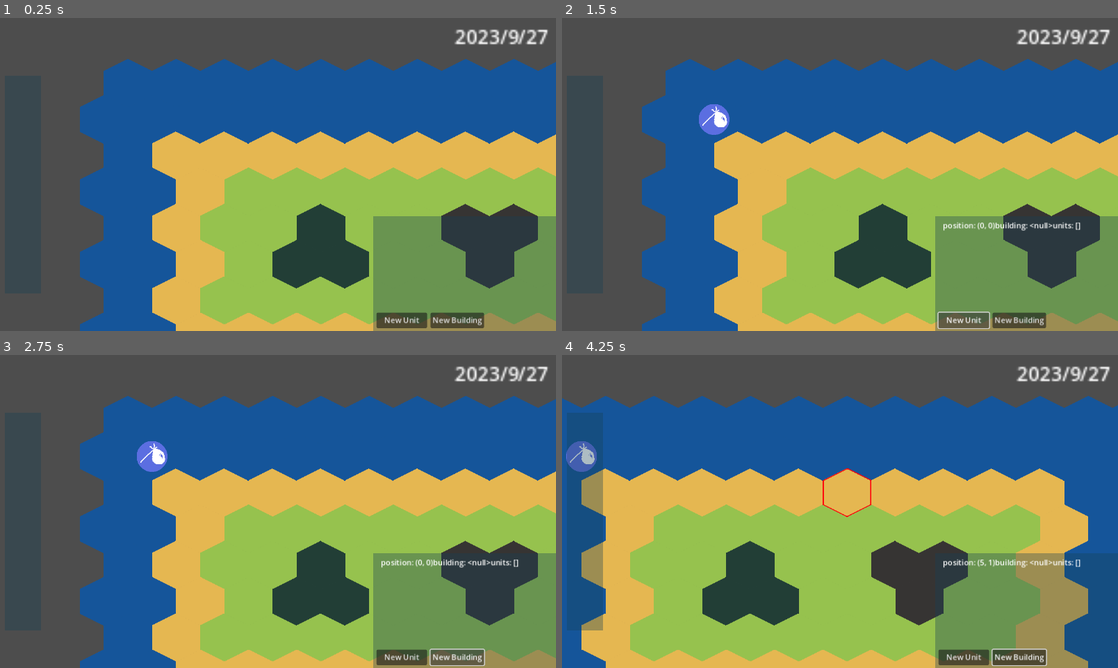
Above: before the commit, frames 1-4 (two rows, left to right).
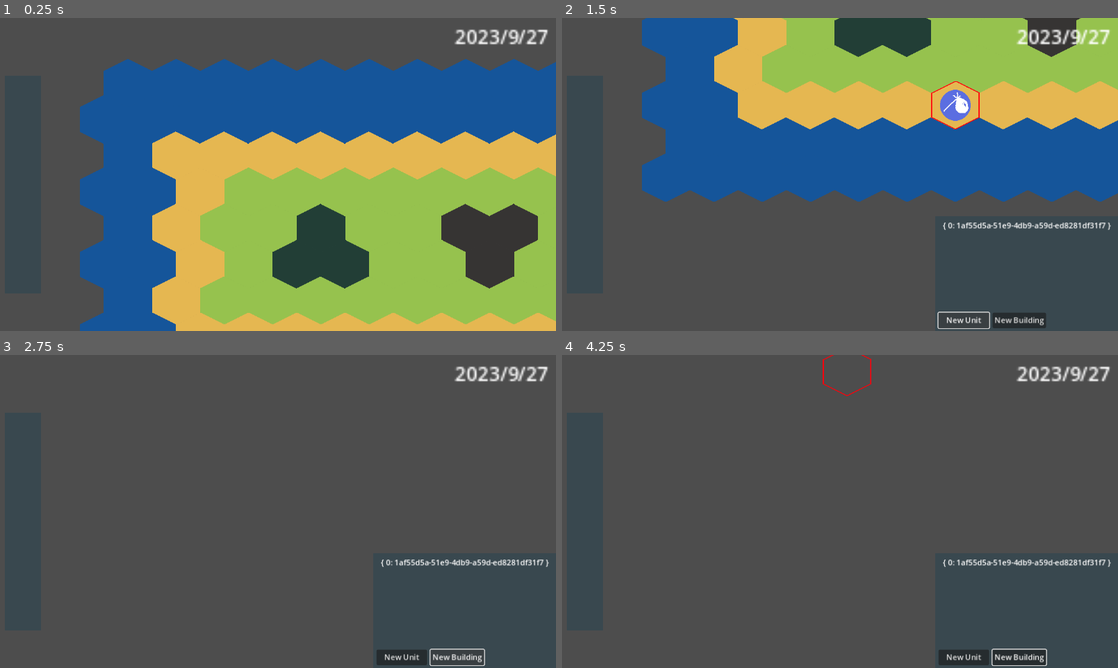
Above: after the commit, the same moments.

Repository: Z-Puyu/project-archaetech
Game: Godot game, scene res://common/world.tscn
Two runs of this game, one before a commit and one after it. Both use one fixed random seed, a clock stepped at 60 frames per second and the inputs below. The engine's default icon, where the game draws it, is replaced by a stand-in: a white triangle on a blue panel in a dark square.
Inputs (mouse positions are in pixels of both pictures, inside the frame that each line leads up to):
- Up to frame 1 (0.25 s): no input
- Up to frame 2 (1.5 s): click (962, 321) at 0.5 s, where only the run before the commit has a clickable "New Unit"; click "New Unit" at 1.25 s
- Up to frame 3 (2.75 s): click "New Building" at 2 s
- Up to frame 4 (4.25 s): click "New Building" at 2.75 s; tap Enter at 3.5 s; move the mouse to (962, 495) at 3.52 s; hold Right (ui_right) from 3.53 s (still down); tap Space (ui_select) at 3.6, 3.77, 4.07 s; click (962, 495) at 3.67 s

The runs differ from the first frame. In frame 1, 9.4% of the frame differs, in the area x 67-100%, y 63-100%; in frame 2, 73%; in frame 3, 68%; in frame 4, 84%, in the area x 0-100%, y 0-100%.
Error before the commit: Invalid assignment of property or key 'building' with value of type 'Node2D (ProductionBuilding)' on a base object of type 'Object (CellData)'. (res://common/M…
Error after the commit: Invalid access to property or key '(5, 35)' on a base object of type 'Dictionary'. (res://common/Map.gd:38)

Commit message:
Added Util class BST"

Diff:
--- a/assets/game-data/TileData.gd
+++ b/assets/game-data/TileData.gd
@@ -1,11 +1,11 @@
-extends Object
-class_name CellData
+class_name CellData extends Object
+
 
 var pos: Vector2;
 
 var units: Array[UnitData] = [];
 
-var buildings: Node2D = null;
+var building: Node2D = null;
 
 var units_count: Array[int] = [0];
 
--- a/assets/units/Explorer.tscn
+++ b/assets/units/Explorer.tscn
@@ -1,10 +1,12 @@
-[gd_scene load_steps=3 format=3 uid="uid://be6dib7yby1eg"]
+[gd_scene load_steps=4 format=3 uid="uid://be6dib7yby1eg"]
 
 [ext_resource type="Script" path="res://common/units/Explorer.gd" id="1_88nln"]
 [ext_resource type="Texture2D" uid="uid://cwtfdb6jceq3e" path="res://gfx/map-objects/Explorer.png" id="2_ji2vs"]
+[ext_resource type="Resource" uid="uid://b0fs7hjq7eekl" path="res://common/units/Explorer.tres" id="2_qmr3n"]
 
 [node name="Explorer" type="Node2D"]
 script = ExtResource("1_88nln")
+data = ExtResource("2_qmr3n")
 
 [node name="Sprite2D" type="Sprite2D" parent="."]
 texture = ExtResource("2_ji2vs")
--- a/common/units/Explorer.gd
+++ b/common/units/Explorer.gd
@@ -1,8 +1,14 @@
 class_name Explorer extends Node2D
 
 @export var data: UnitData;
-var id: int;
+var id: String;
 
-# Called when the node enters the scene tree for the first time.
-func _ready():
-	pass
+const unit_scene = preload("res://assets/units/Explorer.tscn")
+
+static func create(id: String, pos: Vector2):
+	var new = unit_scene.instantiate();
+	new.id = id;
+	return new;
+
+func _to_string():
+	return self.id;
--- /dev/null
+++ b/common/units/Explorer.tres
@@ -0,0 +1,11 @@
+[gd_resource type="Resource" script_class="UnitData" load_steps=2 format=3 uid="uid://b0fs7hjq7eekl"]
+
+[ext_resource type="Script" path="res://common/units/UnitData.gd" id="1_dwj0x"]
+
+[resource]
+script = ExtResource("1_dwj0x")
+type = 0
+speed = 5
+is_worker = false
+passenger_capacity = 0
+production_cost = {}
--- a/common/units/UnitData.gd
+++ b/common/units/UnitData.gd
@@ -1,6 +1,7 @@
 class_name UnitData extends Resource
 
 @export var type: int
-@export var pos: Vector2
-@export var speed: int = 1
+@export var speed: int
+@export var is_worker: bool;
+@export var passenger_capacity: int;
 @export var production_cost: Dictionary; #<ResourceData, int>
--- a/interface/Info.gd
+++ b/interface/Info.gd
@@ -4,7 +4,7 @@
 
 # Called when the node enters the scene tree for the first time.
 func _ready():
-	self.visible = true
+	self.visible = false
 	self.info = $Info
 
 # Called every frame. 'delta' is the elapsed time since the previous frame.
@@ -13,4 +13,9 @@
 
 func showInfo(_data: CellData):
 	self.visible = true
-	self.info.text = _data._to_string()
+	#print(UnitManager.units.keys())
+	#print(_data.pos)
+	#print(UnitManager.units.keys().has(_data.pos))
+	if UnitManager.units.keys().has(_data.pos):
+		self.info.text = str(UnitManager.units[_data.pos])
+	#self.info.text = _data._to_string()
--- a/project.godot
+++ b/project.godot
@@ -34,6 +34,18 @@
 
 [input]
 
+ui_accept={
+"deadzone": 0.5,
+"events": [Object(InputEventKey,"resource_local_to_scene":false,"resource_name":"","device":0,"window_id":0,"alt_pressed":false,"shift_pressed":false,"ctrl_pressed":false,"meta_pressed":false,"pressed":false,"keycode":4194309,"physical_keycode":0,"key_label":0,"unicode":0,"echo":false,"script":null)
+, Object(InputEventKey,"resource_local_to_scene":false,"resource_name":"","device":0,"window_id":0,"alt_pressed":false,"shift_pressed":false,"ctrl_pressed":false,"meta_pressed":false,"pressed":false,"keycode":4194310,"physical_keycode":0,"key_label":0,"unicode":0,"echo":false,"script":null)
+]
+}
+ui_select={
+"deadzone": 0.5,
+"events": [Object(InputEventJoypadButton,"resource_local_to_scene":false,"resource_name":"","device":0,"button_index":3,"pressure":0.0,"pressed":false,"script":null)
+, Object(InputEventKey,"resource_local_to_scene":false,"resource_name":"","device":-1,"window_id":0,"alt_pressed":false,"shift_pressed":false,"ctrl_pressed":false,"meta_pressed":false,"pressed":false,"keycode":0,"physical_keycode":32,"key_label":0,"unicode":32,"echo":false,"script":null)
+]
+}
 ui_left={
 "deadzone": 0.5,
 "events": [Object(InputEventKey,"resource_local_to_scene":false,"resource_name":"","device":0,"window_id":0,"alt_presse …(181 unchanged characters)…
--- a/static/BuildingManager.gd
+++ b/static/BuildingManager.gd
@@ -34,7 +34,7 @@
 			else:
 				# User Validation panel needed here
 				delete_building(pos)
-		var obj: Node2D = curr_spawning_obj.duplicate()
+		var obj: Node2D = curr_spawning_obj.duplicate(8)
 		buildings[pos] = obj
 		obj.translate(coords)
 		if queue.is_empty():
--- a/static/UnitManager.gd
+++ b/static/UnitManager.gd
@@ -4,22 +4,25 @@
 	EXPLOERER
 }
 
+const uuid = preload("res://util/uuid.gd");
+
 var units: Dictionary = {}; #<pos: Vector2, Dictionary<id:int, unit: Node2D>>
 var available_units: Dictionary;  #<int, PackedScene>
 var curr_spawning_obj: Node2D = null;
-var units_counts: Array[int] = [0];
+var units_count: int = 0;
 
 signal spawn_unit(unit: Node2D);
 
 func _ready():
-	available_units[0] = load("res://assets/units/Explorer.tscn")
+	available_units[0] = load("res://common/units/Explorer.gd")
 
-func new_unit(pos: Vector2i, type:int):
-	if curr_spawning_obj == null:
-		curr_spawning_obj = available_units[type].instantiate();
-	var new: Node2D = curr_spawning_obj.duplicate();
-	self.units[pos] = {units_counts[type]: new};
-	units_counts[type] += 1;
+func new_unit(pos: Vector2, type:int):
+	var new = Explorer.create(uuid.v4(), pos);
+	if not units.keys().has(pos):
+		self.units[pos] = {units_count : new};
+	else:
+		self.units[pos][units_count] = new
+	units_count += 1;
 	spawn_unit.emit(new);
 
 func remove_unit(obj: Node2D):
--- /dev/null
+++ b/util/BST.gd
@@ -0,0 +1,144 @@
+class_name BST extends RefCounted
+
+const BSTVertex = preload("res://util/BSTVertex.gd");
+
+var root: BSTVertex;
+
+func search(T: BSTVertex, value: Variant):
+	if (T == null):
+		return T;
+	elif (T.value == value):
+		return T;
+	elif (T.value < value):
+		return self.search(T.right, value);
+	else:
+		return self.search(T.left, value);
+
+func insert(T: BSTVertex, value: Variant):
+	if (T == null):
+		return BSTVertex.new(value);
+
+	if (T.value < value):
+		T.right = self.insert(T.right, value);
+	else:
+		T.left = self.insert(T.left, value);
+
+	return T;
+
+func inorder(T: BSTVertex):
+	var result: Array[BSTVertex] = []
+	if (T == null):
+		return;
+	result += inorder(T.left);
+	result += [T];
+	result += inorder(T.right);
+	return result;
+
+func findMin(T: BSTVertex):
+	if (T == null):
+		return "no result";
+	elif (T.left == null):
+		return T.value;
+	else:
+		return findMin(T.left);
+
+func findMax(T: BSTVertex):
+	if (T == null):
+		return "no result";
+	elif (T.right == null):
+		return T.value;
+	else:
+		return findMin(T.right);
+
+func successor(T: BSTVertex):
+	if(T.right != null):
+		return findMin(T.right);
+	else:
+		var par: BSTVertex = T.parent;
+		var cur: BSTVertex = T;
+		while ((par != null) and (cur == par.right)):
+			cur = par;
+			par = cur.parent;
+		if par == null:
+			return -1;
+		return par.key;
+
+func predecessor(T: BSTVertex):
+	if(T.left != null):
+		return findMax(T.right);
+	else:
+		var par: BSTVertex = T.parent;
+		var cur: BSTVertex = T;
+		while ((par != null) and (cur == par.left)):
+			cur = par;
+			par = cur.parent;
+		if par == null:
+			return -1;
+		return par.key;
+
+func delete(T: BSTVertex, v: Variant):
+	if(T == null):
+		return T;
+	if(T.key == v):
+		if(T.left == null and T.right == null):
+			T = null;
+		elif(T.left == null and T.right != null):
+			T.right.parent = T.parent;
+			T = T.right;
+		elif(T.left != null and T.right == null):
+			T.left.parent = T.parent;
+			T = T.left;
+		else:
+			var successor = successor(v)
+			T.key = successor;
+			T.right = delete(T.right, successor);
+	elif(T.key < v):
+		T.right = delete(T.right, v);
+	else:
+		T.left = delete(T.left, v);
+	return T;
+
+func _init():
+	self.root = null;
+
+func BSTsearch(v):
+	var res: BSTVertex = search(root, v);
+	if res != null:
+		return res;
+	return "no result";
+
+func BSTinsert(v: Variant):
+	root = insert(root, v);
+
+func BSTinoder():
+	return inorder(root);
+
+func BSTfindMin():
+	return findMin(root);
+
+func BSTfindMax():
+	return findMax(root);
+
+func BSTsuccessor(v: Variant):
+	var vPos: BSTVertex = search(root, v);
+	if vPos != null:
+		return successor(vPos);
+	return "no result"
+
+func BSTpredecessor(v: Variant):
+	var vPos: BSTVertex = search(root, v);
+	if vPos != null:
+		return predecessor(vPos);
+	return "no result"
+
+func BSTdelete(v: Variant):
+	root = delete(root, v);
+
+func getHeight(T: BSTVertex):
+	if(T == null):
+		return -1;
+	else:
+		return max(getHeight(T.left), getHeight(T.right)) + 1
+
+func BSTgetHeight():
+	return getHeight(root);
--- /dev/null
+++ b/util/BSTVertex.gd
@@ -0,0 +1,10 @@
+class_name BSTVertex extends RefCounted
+
+var value: Variant;
+var parent: BSTVertex = null;
+var left: BSTVertex = null;
+var right: BSTVertex = null;
+var height: int = 0;
+
+func _init(v: Variant):
+	self.value = v;
--- /dev/null
+++ b/util/uuid.gd
@@ -0,0 +1,115 @@
+# Note: The code might not be as pretty it could be, since it's written
+# in a way that maximizes performance. Methods are inlined and loops are avoided.
+extends Node
+
+const BYTE_MASK: int = 0b11111111
+
+static func uuidbin():
+  randomize()
+  # 16 random bytes with the bytes on index 6 and 8 modified
+  return [
+    randi() & BYTE_MASK, randi() & BYTE_MASK, randi() & BYTE_MASK, randi() & BYTE_MASK,
+    randi() & BYTE_MASK, randi() & BYTE_MASK, ((randi() & BYTE_MASK) & 0x0f) | 0x40, randi() & BYTE_MASK,
+    ((randi() & BYTE_MASK) & 0x3f) | 0x80, randi() & BYTE_MASK, randi() & BYTE_MASK, randi() & BYTE_MASK,
+    randi() & BYTE_MASK, randi() & BYTE_MASK, randi() & BYTE_MASK, randi() & BYTE_MASK,
+  ]
+
+static func uuidbinrng(rng: RandomNumberGenerator):
+  rng.randomize()
+  return [
+    rng.randi() & BYTE_MASK, rng.randi() & BYTE_MASK, rng.randi() & BYTE_MASK, rng.randi() & BYTE_MASK,
+    rng.randi() & BYTE_MASK, rng.randi() & BYTE_MASK, ((rng.randi() & BYTE_MASK) & 0x0f) | 0x40, rng.randi() & BYTE_MASK,
+    ((rng.randi() & BYTE_MASK) & 0x3f) | 0x80, rng.randi() & BYTE_MASK, rng.randi() & BYTE_MASK, rng.randi() & BYTE_MASK,
+    rng.randi() & BYTE_MASK, rng.randi() & BYTE_MASK, rng.randi() & BYTE_MASK, rng.randi() & BYTE_MASK,
+  ]
+
+static func v4():
+  # 16 random bytes with the bytes on index 6 and 8 modified
+  var b = uuidbin()
+
+  return '%02x%02x%02x%02x-%02x%02x-%02x%02x-%02x%02x-%02x%02x%02x%02x%02x%02x' % [
+    # low
+    b[0], b[1], b[2], b[3],
+
+    # mid
+    b[4], b[5],
+
+    # hi
+    b[6], b[7],
+
+    # clock
+    b[8], b[9],
+
+    # clock
+    b[10], b[11], b[12], b[13], b[14], b[15]
+  ]
+
+static func v4_rng(rng: RandomNumberGenerator):
+  # 16 random bytes with the bytes on index 6 and 8 modified
+  var b = uuidbinrng(rng)
+
+  return '%02x%02x%02x%02x-%02x%02x-%02x%02x-%02x%02x-%02x%02x%02x%02x%02x%02x' % [
+    # low
+    b[0], b[1], b[2], b[3],
+
+    # mid
+    b[4], b[5],
+
+    # hi
+    b[6], b[7],
+
+    # clock
+    b[8], b[9],
+
+    # clock
+    b[10], b[11], b[12], b[13], b[14], b[15]
+  ]
+
+var _uuid: Array
+
+func _init(rng := RandomNumberGenerator.new()) -> void:
+  _uuid = uuidbinrng(rng)
+
+func as_array() -> Array:
+  return _uuid.duplicate()
+
+func as_dict(big_endian := true) -> Dictionary:
+  if big_endian:
+    return {
+      "low"  : (_uuid[0]  << 24) + (_uuid[1]  << 16) + (_uuid[2]  << 8 ) +  _uuid[3],
+      "mid"  : (_uuid[4]  << 8 ) +  _uuid[5],
+      "hi"   : (_uuid[6]  << 8 ) +  _uuid[7],
+      "clock": (_uuid[8]  << 8 ) +  _uuid[9],
+      "node" : (_uuid[10] << 40) + (_uuid[11] << 32) + (_uuid[12] << 24) + (_uuid[13] << 16) + (_uuid[14] << 8 ) +  _uuid[15]
+    }
+  else:
+    return {
+      "low"  : _uuid[0]          + (_uuid[1]  << 8 ) + (_uuid[2]  << 16) + (_uuid[3]  << 24),
+      "mid"  : _uuid[4]          + (_uuid[5]  << 8 ),
+      "hi"   : _uuid[6]          + (_uuid[7]  << 8 ),
+      "clock": _uuid[8]          + (_uuid[9]  << 8 ),
+      "node" : _uuid[10]         + (_uuid[11] << 8 ) + (_uuid[12] << 16) + (_uuid[13] << 24) + (_uuid[14] << 32) + (_uuid[15] << 40)
+    }
+
+func as_string() -> String:
+  return '%02x%02x%02x%02x-%02x%02x-%02x%02x-%02x%02x-%02x%02x%02x%02x%02x%02x' % [
+    # low
+    _uuid[0], _uuid[1], _uuid[2], _uuid[3],
+
+    # mid
+    _uuid[4], _uuid[5],
+
+    # hi
+    _uuid[6], _uuid[7],
+
+    # clock
+    _uuid[8], _uuid[9],
+
+    # node
+    _uuid[10], _uuid[11], _uuid[12], _uuid[13], _uuid[14], _uuid[15]
+  ]
+
+func is_equal(other) -> bool:
+  # Godot Engine compares Array recursively
+  # There's no need for custom comparison here.
+  return _uuid == other._uuid
